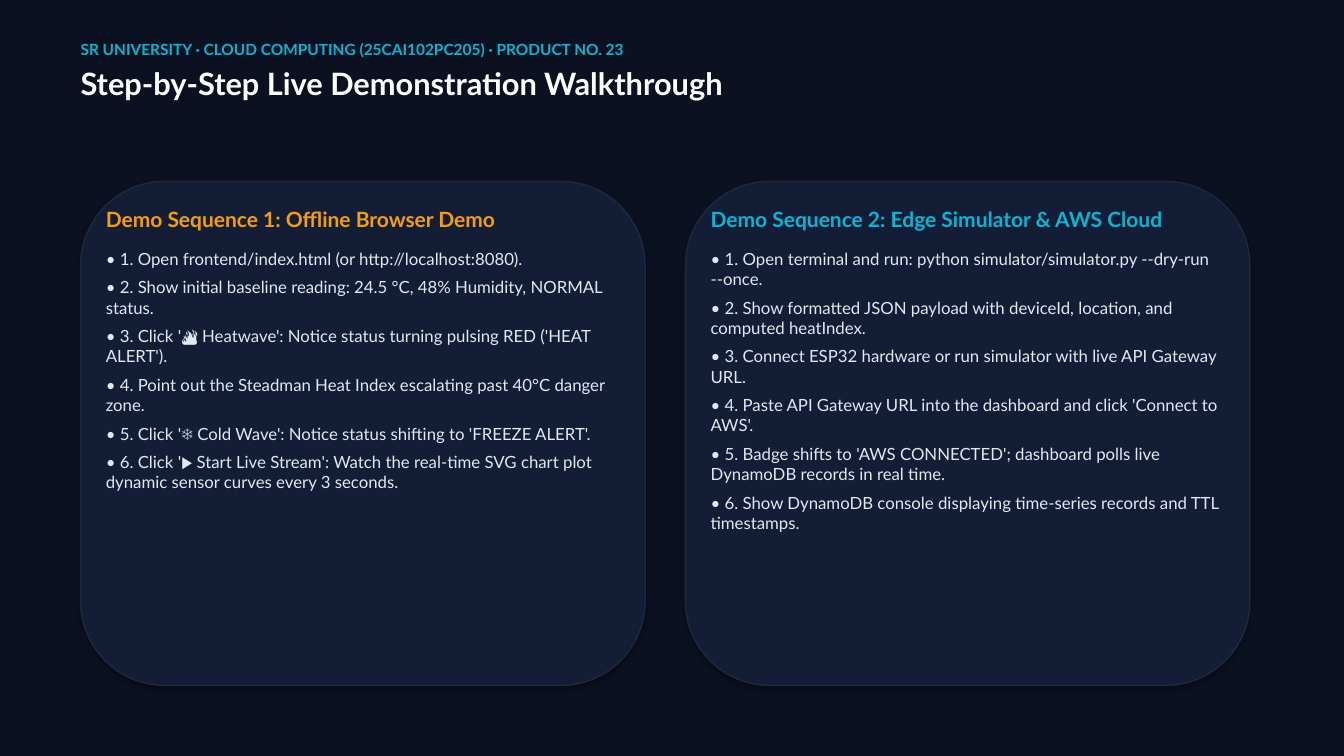
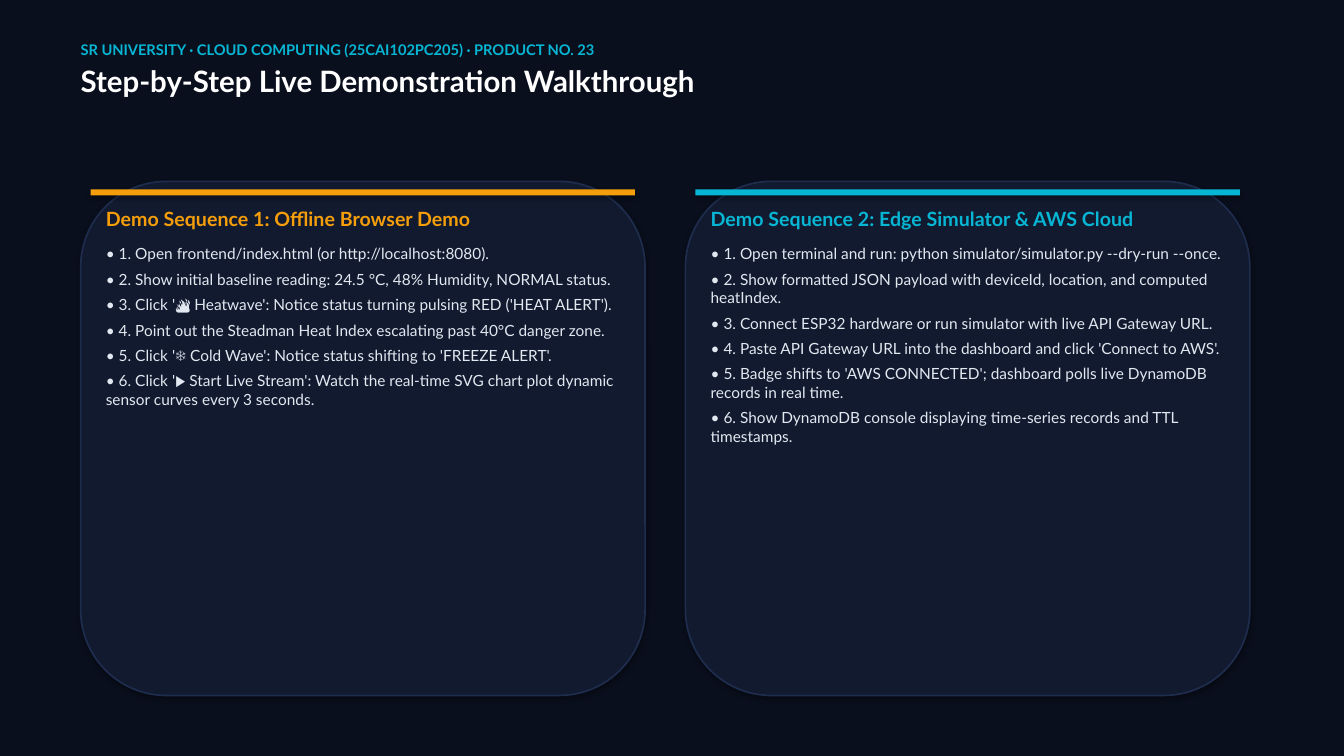
Before and after one commit to yeshwanthkushi25-glitch/envirosense-iot-dashboard, a slide deck: slide 15 of EnviroSense_Master_Presentation.pptx. Drawn at 1344x756 pixels with LibreOffice and Linux fonts; fonts in the diff are those of the drawing. Boxes give left, top, right and bottom in pixels: in the first picture for what was removed or moved away, otherwise in the second. Text is boxed around its words. In the diff, an @@ line names an element or a change of style, - is before the commit and + after.

Commit message:
style: overhaul visual design, circular gauges, embedded diagrams & presentation deck

```diff
--- a/EnviroSense_Master_Presentation.pptx
+++ b/EnviroSense_Master_Presentation.pptx
@@ rectangle at [0, 0, 1344, 756]: fill #0B1120 to #0A0F1D @@
@@ text "SR UNIVERSITY · CLOUD COMPUTING ..." at [81, 43, 695, 98]: size 11 to 10.5 pt in "SR UNIVERSITY · CLOUD COMPUTING (25CAI102PC205) · ..."; size 22 to 21 pt in "Step-by-Step Live Demonstration Walkthrough" @@
@@ rounded rectangle: place and size @@
-rounded rectangle at [81, 181, 645, 686]
+rounded rectangle at [81, 181, 645, 696]
@@ rounded rectangle at [81, 181, 645, 696]: fill #131D36 to #121A2F; outline #1E293B 1 pt to #1E2D4D 1.2 pt @@
@@ rectangle added at [91, 190, 635, 196], fill #F59E0B @@
@@ text "Demo Sequence 1: Offline Browser ..." at [106, 211, 614, 408]: size 15 to 14 pt in "Demo Sequence 1: Offline Browser Demo"; size 12 to 11 pt; less space between paragraphs @@
@@ rounded rectangle at [686, 181, 1250, 696]: fill #131D36 to #121A2F; outline #1E293B 1 pt to #1E2D4D 1.2 pt @@
@@ rounded rectangle: place and size @@
-rounded rectangle at [686, 181, 1250, 686]
+rounded rectangle at [686, 181, 1250, 696]
@@ rectangle added at [696, 190, 1240, 196], fill #06B6D4 @@
@@ text "Demo Sequence 2: Edge Simulator ..." at [711, 211, 1221, 445]: size 15 to 14 pt in "Demo Sequence 2: Edge Simulator & AWS ..."; size 12 to 11 pt; less space between paragraphs @@
```
Also in this commit, not shown: 15 other slides changed, 15 other files.
